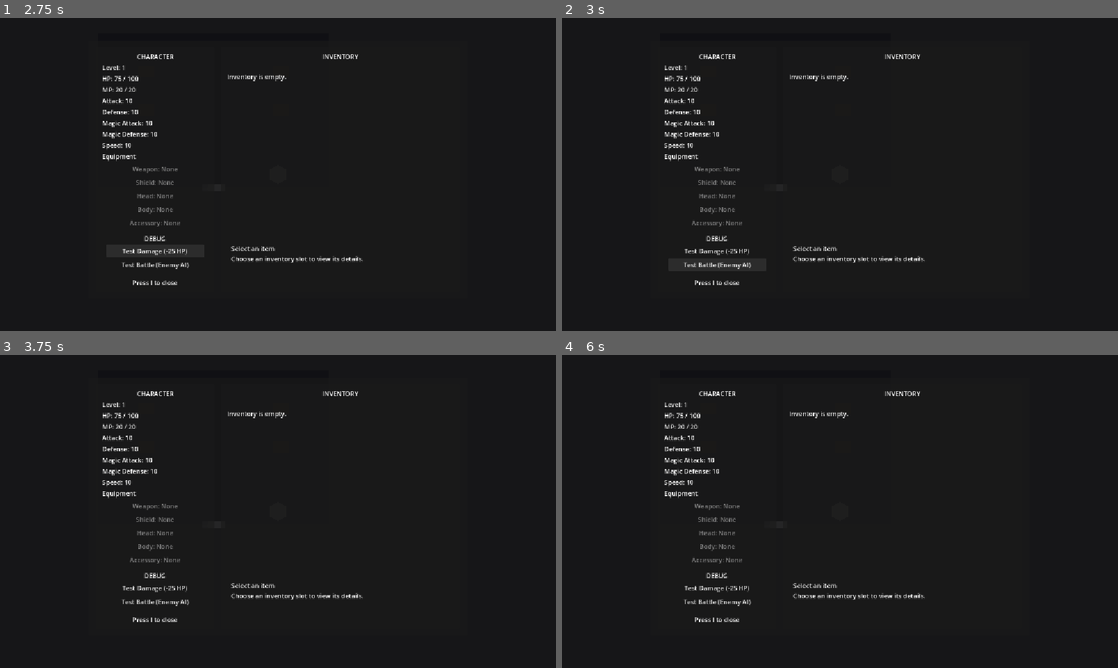
Above: before the commit, frames 1-4 (two rows, left to right).
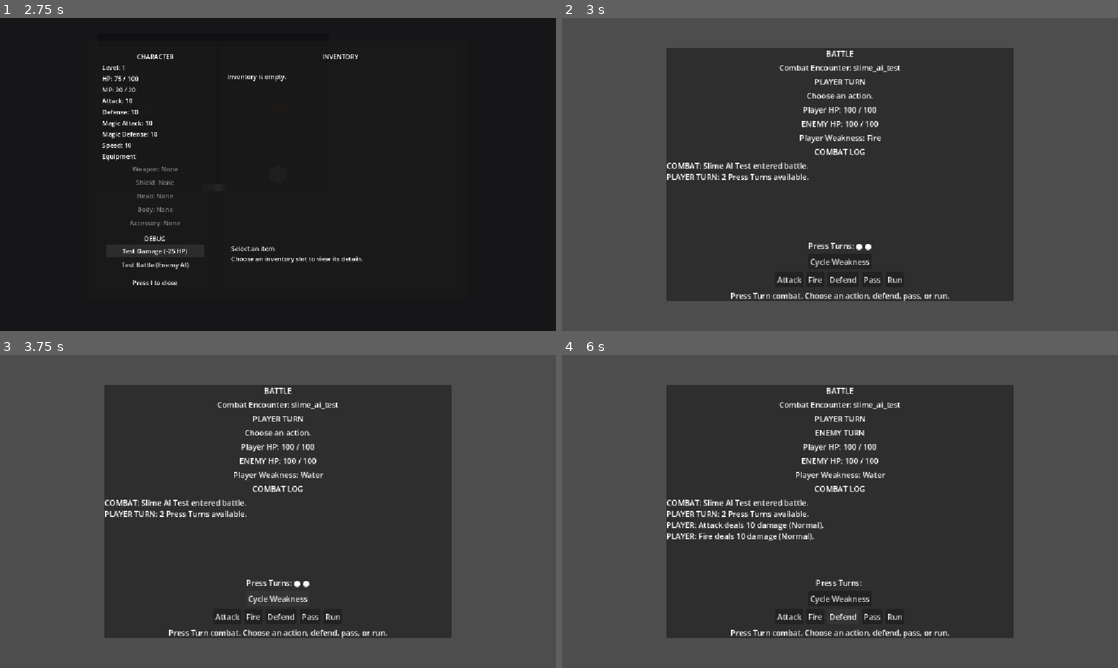
Above: after the commit, the same moments.

Repository: salexume94-pixel/Scripts
Game: Godot game, scene res://scenes/World.tscn
Same seed, same stepped clock (60 frames per second), same inputs: the game is played once before the commit and once after it.
Inputs (mouse positions are in pixels of both pictures, inside the frame that each line leads up to):
- Up to frame 1 (2.75 s): tap Enter at 0.5 s; hold Right (ui_right) 0.53-1.28 s; tap E at 0.6 s; hold Down (ui_down) 1.28-2 s; tap I at 1.35 s; click "Test Damage (-25 HP)" at 2 s
- Up to frame 2 (3 s): click "Test Battle (Enemy AI)" at 2.75 s
- Up to frame 3 (3.75 s): click (278, 599) at 3.5 s, where only the run after the commit has a clickable "Cycle Weakness"
- Up to frame 4 (6 s): click (789, 617) at 4.25 s, where only the run after the commit has a clickable "Attack"; click (817, 617) at 5 s, where only the run after the commit has a clickable "Fire"; click (845, 617) at 5.75 s, where only the run after the commit has a clickable "Defend"

Frame 1 is identical in both runs. In frame 2, 54% of the frame differs, in the area x 0-100%, y 0-100%; in frame 3, 54%; in frame 4, 55%.
Error before the commit: Parse Error: Cannot infer the type of "next_index" variable because the value doesn't have a set type. (res://systems/combat_manager.gd:117)
Error after the commit: Invalid call. Nonexistent function 'get_last_player_damage_type' in base 'Node (combat_manager.gd)'. (res://combat/battle.gd:30)

Commit message:
Fix weakness index type inference

Diff:
--- a/systems/combat_manager.gd
+++ b/systems/combat_manager.gd
@@ -114,7 +114,7 @@
 			break
 	if weakness_index < 0:
 		return false
-	var next_index := (weakness_index + 1) % active_combat.player_affinities.size()
+	var next_index: int = (weakness_index + 1) % active_combat.player_affinities.size()
 	for i in range(active_combat.player_affinities.size()):
 		var affinity_data: Resource = active_combat.player_affinities[i]
 		if affinity_data == null:
